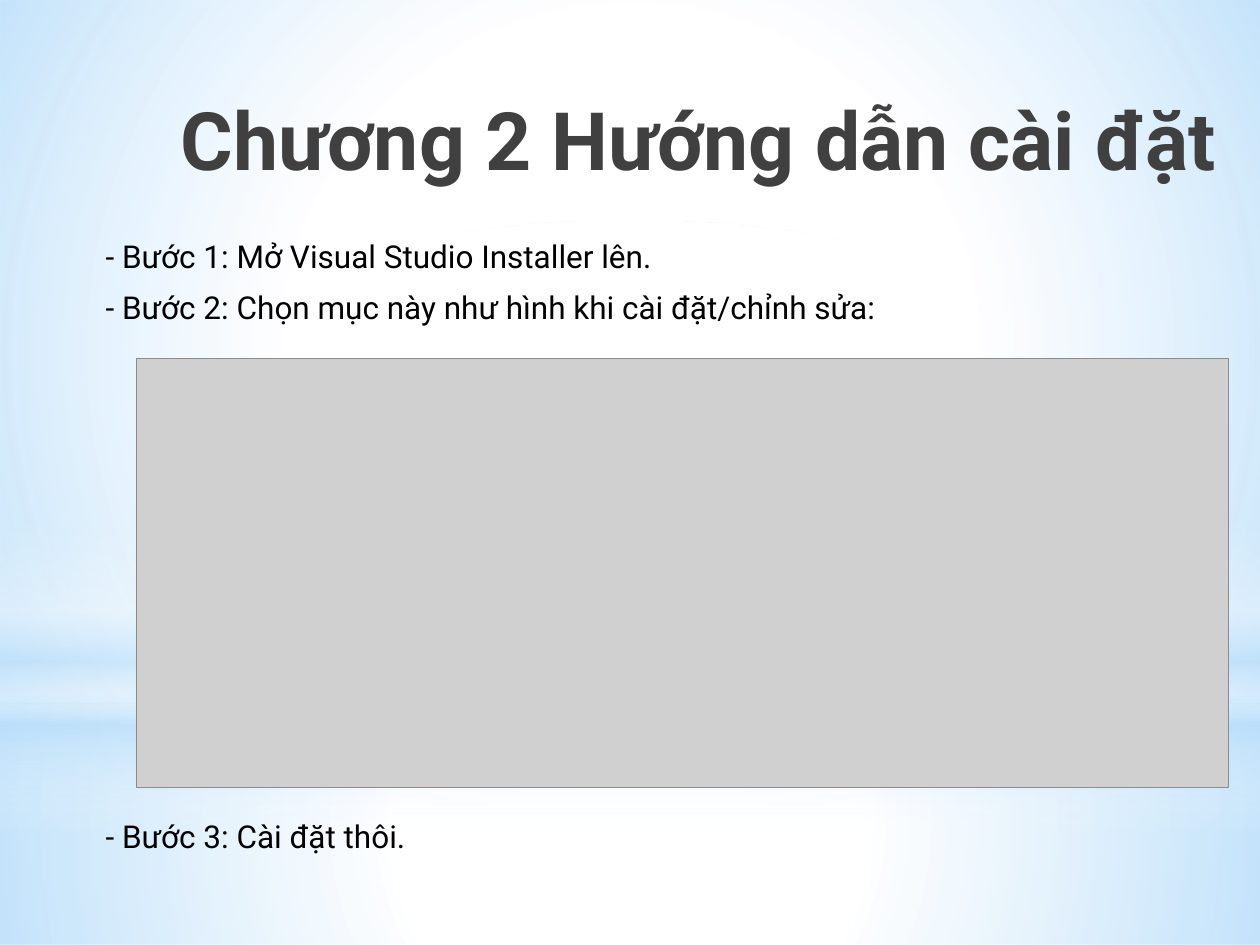
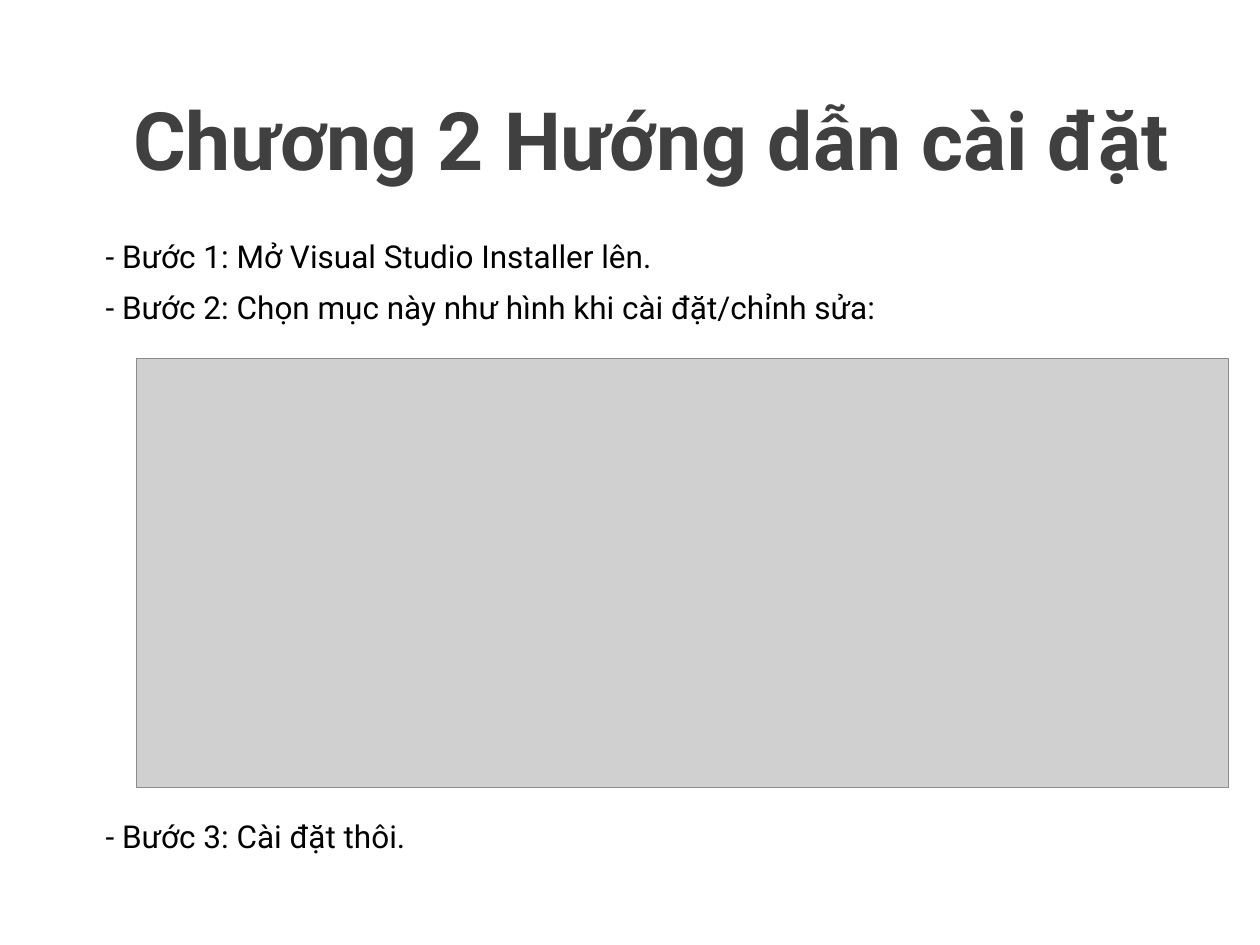
Before and after one commit to Toi223/NhomDT, a slide deck: slide 5 of LẬP TRÌNH MOBILE CROSS-PLATFORM VỚI XAMARIN.pptx. Drawn at 1260x945 pixels with LibreOffice and Linux fonts; fonts in the diff are those of the drawing; grey boxes stand for pictures; background and template pictures are left out. Boxes give left, top, right and bottom in pixels: in the first picture for what was removed or moved away, otherwise in the second. Text is boxed around its words. In the diff, an @@ line names an element or a change of style, - is before the commit and + after.

```diff
--- a/LẬP TRÌNH MOBILE CROSS-PLATFORM VỚI XAMARIN.pptx
+++ b/LẬP TRÌNH MOBILE CROSS-PLATFORM VỚI XAMARIN.pptx
@@ rectangle removed at (x1=0, y1=0, x2=1260, y2=703) @@
@@ title "Chương 2 Hướng dẫn cài ..." at (x1=133, y1=104, x2=1169, y2=187): text colour gradient #000000 to #404040 to #212745 to gradient #000000 to #404040; alignment right to centre @@
@@ ellipse removed at (x1=0, y1=220, x2=1260, y2=924) @@
@@ rectangle removed at (x1=0, y1=519, x2=1260, y2=834) @@
@@ rectangle removed at (x1=0, y1=703, x2=1260, y2=945) @@
```
Also in this commit, not shown: 11 other slides changed, 2 slides added, 2 slides removed.
